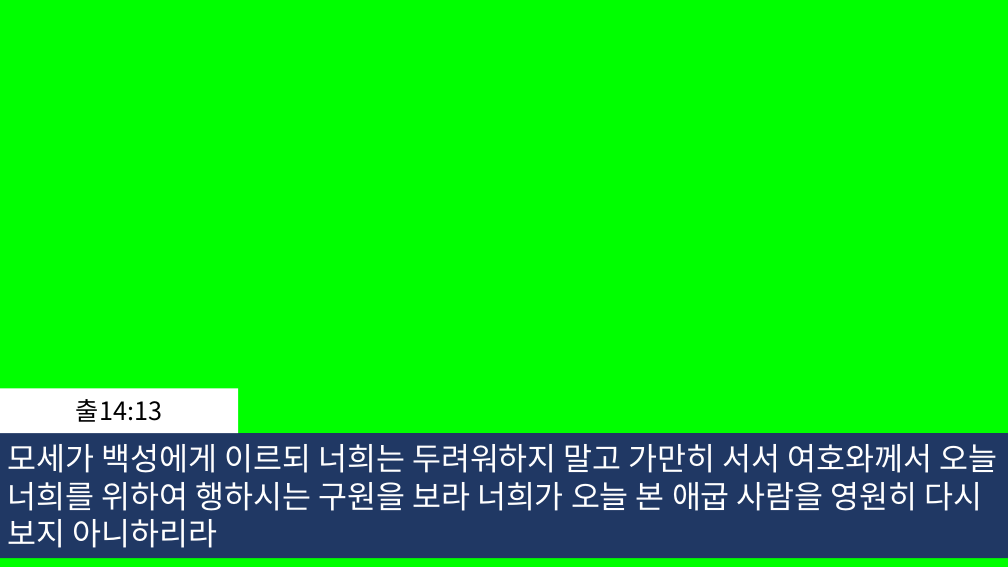
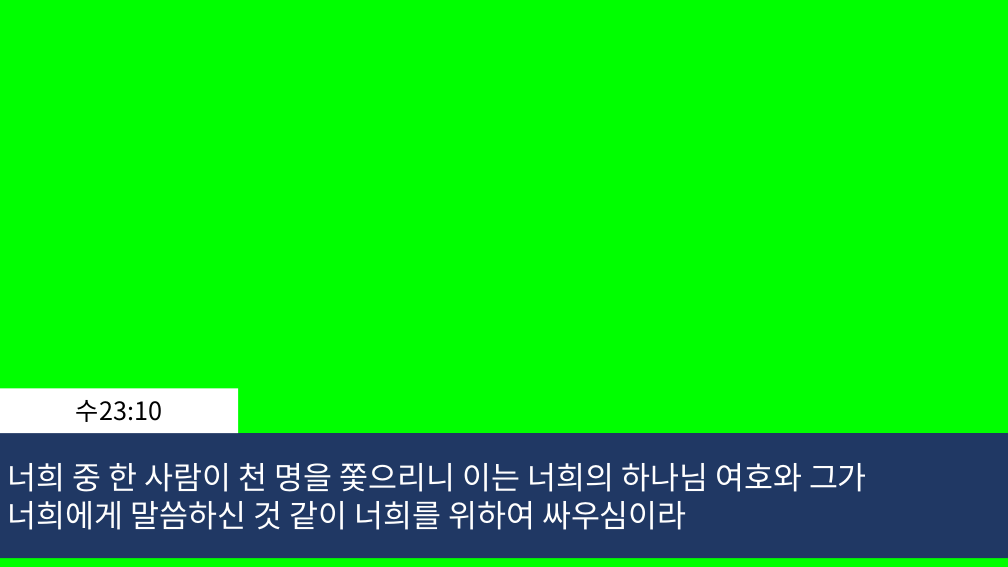
Before and after one commit to whizsavvy/evergreen_church, a slide deck: slide 107 of 2026-03-14_늘푸른교회_.pptx (slide 94 before the commit). Drawn at 1008x567 pixels with LibreOffice and Linux fonts; fonts in the diff are those of the drawing. Boxes give left, top, right and bottom in pixels: in the first picture for what was removed or moved away, otherwise in the second. Text is boxed around its words. In the diff, an @@ line names an element or a change of style, - is before the commit and + after.

```diff
--- a/2026-03-14_늘푸른교회_.pptx
+++ b/2026-03-14_늘푸른교회_.pptx
@@ text in rectangle at (76,400,162,422): text changed @@
-출14:13
+수23:10
@@ text in rectangle at (7,463,867,530): text changed @@
-모세가 백성에게 이르되 너희는 두려워하지 말고 가만히 서서 여호와께서 오늘
-너희를 위하여 행하시는 구원을 보라 너희가 오늘 본 애굽 사람을 영원히 다시
-보지 아니하리라
+너희 중 한 사람이 천 명을 쫓으리니 이는 너희의 하나님 여호와 그가
+너희에게 말씀하신 것 같이 너희를 위하여 싸우심이라
```
Also in this commit, not shown: 13 other slides changed, 9 slides added, 7 slides removed.
